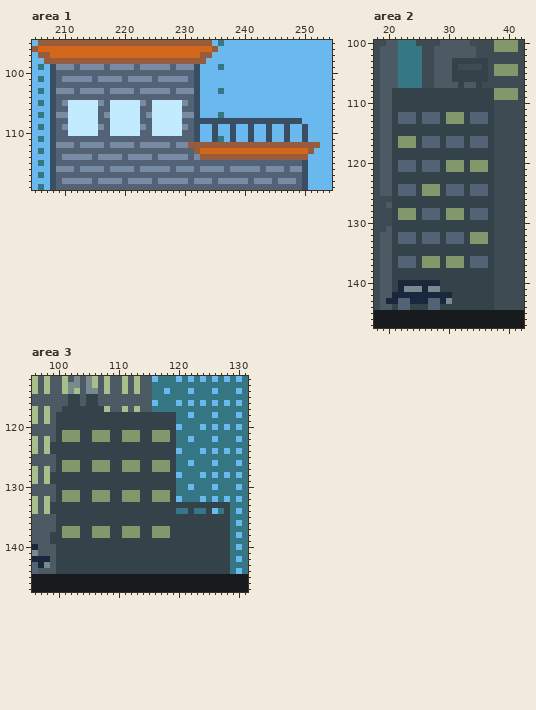
Pixel-art file, stored at Art/eldi_game_menu_concept.aseprite. The picture above was drawn from the file before the commit.
288x162 pixels, 1 frame. Colours within 5 levels of each other are drawn and written as one. Shown: area 1: x 205..254, y 95..119; area 2: x 18..42, y 100..147; area 3: x 96..131, y 112..147. The commit also changed other parts of the picture, which this record leaves out.
The same view after the edit:
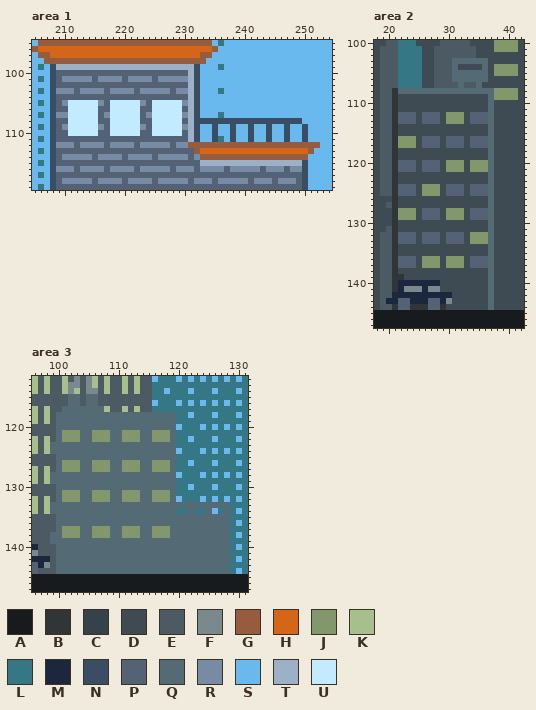
Palette (. is transparent): A #171b1e  B #303538  C #344249  D #3e4b52  E #4c5a63  F #798a8f  G #975b3d  H #d4661a  J #82976b  K #a7be8d  L #367786  M #1a273d  N #394d63  P #536375  Q #546b76  R #778ca4  S #6ab9ee  T #9cb0c7  U #c3ebff
Diff:
Changed rows in their new state; - is an unchanged pixel.
Area 1, layer "Layer 3":
first column x 209:
 99 TTTTTTTTTTTTTTTTTTTTTTT
100 ----------------------T
101 ----------------------T
102 ----------------------T
103 ----------------------T
104 ----------------------T
105 ----------------------T
106 ----------------------T
107 ----------------------T
108 ----------------------T
109 ----------------------T
110 ----------------------T
111 ----------------------T
first column x 233:
115 TTTTTTTTTTTTTTTTT
Area 2, layer "Layer 3":
first column x 21:
103 ----------QQQQQQ-
104 ----------Q----Q-
105 ----------QQQQQQ-
106 ----------QQQQQQ-
107 -----------Q--Q--
108 BQQQQQQQQQQQQQQQQ
109 BDDDDDDDDDDDDDDDQ
110 BDDDDDDDDDDDDDDDQ
111 BDDDDDDDDDDDDDDDQ
112 B---D---D---D---Q
113 B---D---D---D---Q
114 BDDDDDDDDDDDDDDDQ
115 BDDDDDDDDDDDDDDDQ
116 B---D---D---D---Q
117 B---D---D---D---Q
118 BDDDDDDDDDDDDDDDQ
119 BDDDDDDDDDDDDDDDQ
120 B---D---D---D---Q
121 B---D---D---D---Q
122 BDDDDDDDDDDDDDDDQ
123 BDDDDDDDDDDDDDDDQ
124 B---D---D---D---Q
125 B---D---D---D---Q
126 BDDDDDDDDDDDDDDDQ
127 BDDDDDDDDDDDDDDDQ
128 B---D---D---D---Q
129 B---D---D---D---Q
130 BDDDDDDDDDDDDDDDQ
131 BDDDDDDDDDDDDDDDQ
132 B---D---D---D---Q
133 B---D---D---D---Q
134 BDDDDDDDDDDDDDDDQ
135 BDDDDDDDDDDDDDDDQ
136 B---D---D---D---Q
137 B---D---D---D---Q
138 BDDDDDDDDDDDDDDDQ
139 BBDDDDDDDDDDDDDDQ
140 B-------DDDDDDDDQ
141 B-------DDDDDDDDQ
142 ----------DDDDDDQ
143 ----------DDDDDDQ
144 B--BBB--BDDDDDDDQ
Area 3, layer "Layer 3":
first column x 99:
115 ---QQ-QQ----------------------
116 ---QQ-QQ----------------------
117 --QQQQQQQ---------------------
118 -QQQQQQQQQQQQQQQQQQQQ---------
119 -QQQQQQQQQQQQQQQQQQQQ---------
120 -QQQQQQQQQQQQQQQQQQQQ---------
121 -Q---QQ---QQ---QQ---Q---------
122 -Q---QQ---QQ---QQ---Q---------
123 QQQQQQQQQQQQQQQQQQQQQ---------
124 QQQQQQQQQQQQQQQQQQQQQ---------
125 -QQQQQQQQQQQQQQQQQQQQ---------
126 -Q---QQ---QQ---QQ---Q---------
127 -Q---QQ---QQ---QQ---Q---------
128 QQQQQQQQQQQQQQQQQQQQQ---------
129 QQQQQQQQQQQQQQQQQQQQQ---------
130 -QQQQQQQQQQQQQQQQQQQQ---------
131 -Q---QQ---QQ---QQ---Q---------
132 -Q---QQ---QQ---QQ---Q---------
133 QQQQQQQQQQQQQQQQQQQQQQQQQQQQQQ
134 QQQQQQQQQQQQQQQQQQQQQ--Q--Q--Q
135 -QQQQQQQQQQQQQQQQQQQQQQQQQQQQQ
136 -QQQQQQQQQQQQQQQQQQQQQQQQQQQQQ
137 -Q---QQ---QQ---QQ---QQQQQQQQQQ
138 QQ---QQ---QQ---QQ---QQQQQQQQQQ
139 QQQQQQQQQQQQQQQQQQQQQQQQQQQQQQ
140 -QQQQQQQQQQQQQQQQQQQQQQQQQQQQQ
141 -QQQQQQQQQQQQQQQQQQQQQQQQQQQQQ
142 -QQQQQQQQQQQQQQQQQQQQQQQQQQQQQ
143 -QQQQQQQQQQQQQQQQQQQQQQQQQQQQQ
144 -QQQQQQQQQQQQQQQQQQQQQQQQQQQQQ
Boxes around the changes in both pictures, in picture pixels (x1, y1, x2, y2):
changed: (56, 64, 302, 166)
changed: (392, 58, 494, 310)
changed: (50, 394, 230, 574)
